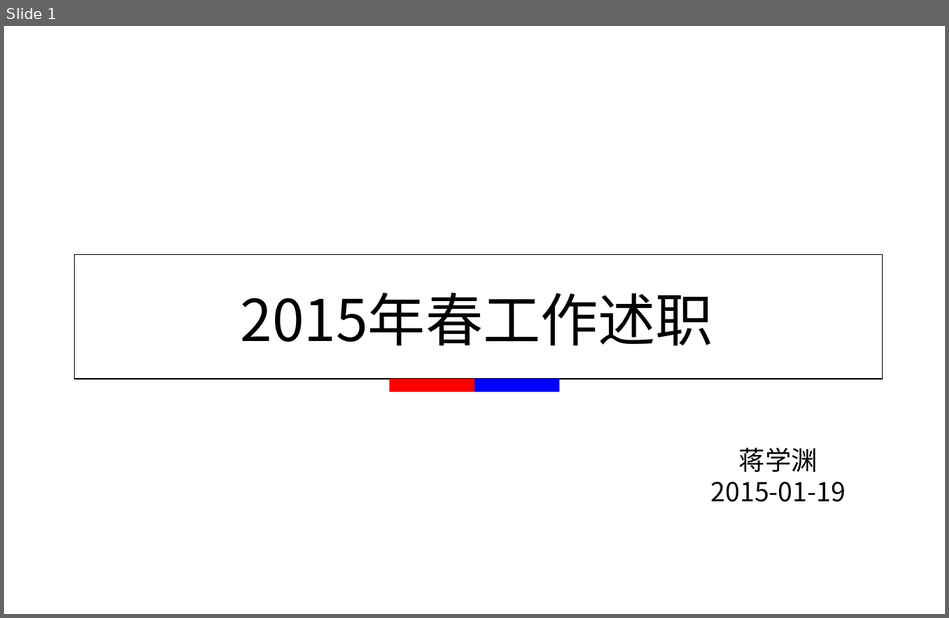
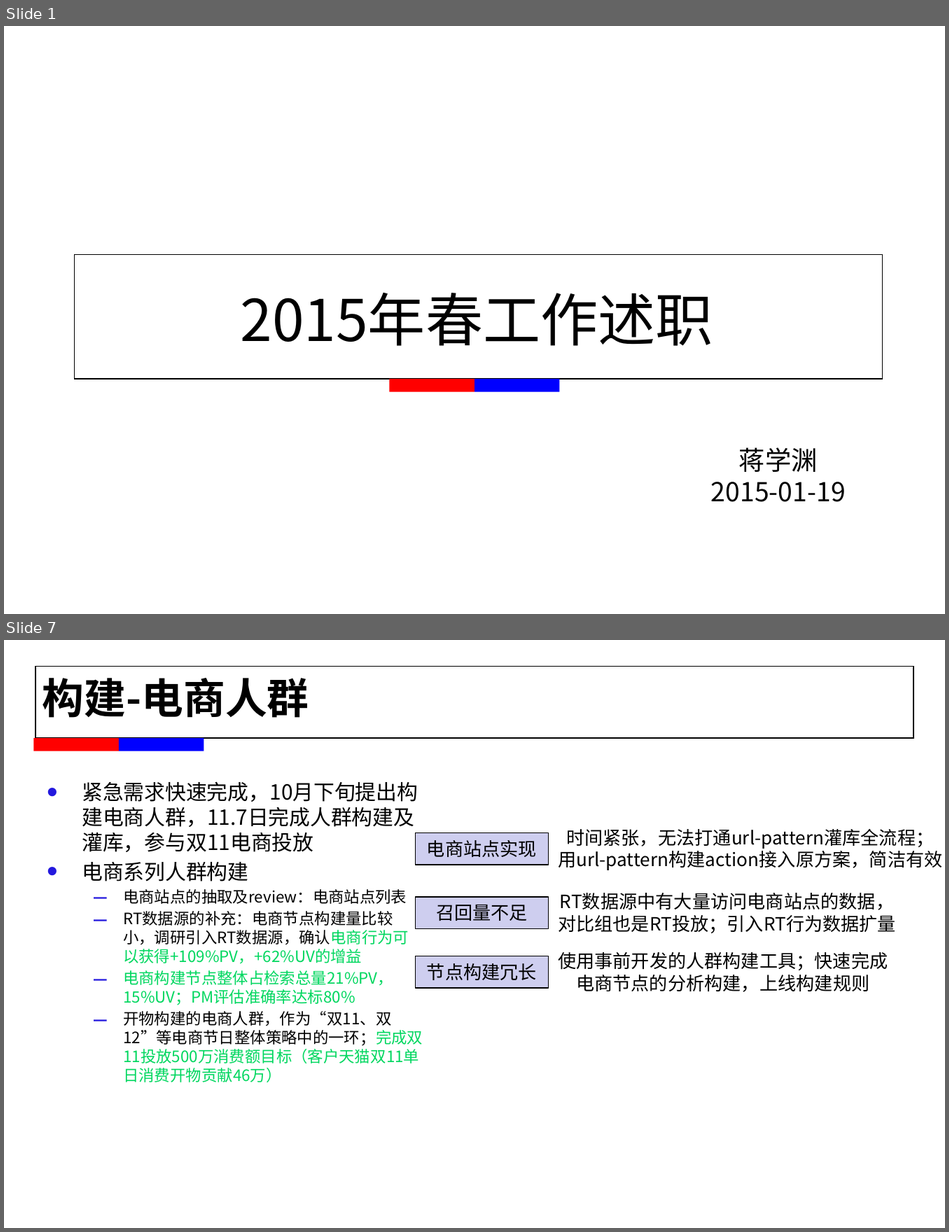
Before and after one commit to alexxyjiang/baidu-tech-report, a slide deck: For T5/蒋学渊_2015年春工作述职.pptx. Shown one above the other, each under a label of ours: slide 1 before the commit, slides 1 and 7 after it; the slides between them are not shown. The pictures are 949x618 and 949x1232 pixels, drawn with LibreOffice and Linux fonts; fonts in the diff are those of the drawing; background and template pictures are left out. Boxes give left, top, right and bottom in pixels: in the first picture for what was removed or moved away, otherwise in the second. Text is boxed around its words. In the diff, an @@ line names an element or a change of style, - is before the commit and + after.

```diff
--- a/For T5/蒋学渊_2015年春工作述职.pptx
+++ b/For T5/蒋学渊_2015年春工作述职.pptx
@@ slide 7 added at [4, 640, 945, 1228], background #FFFFFF @@
@@ rectangle added at [35, 667, 913, 738], outline #000000 0.75 pt @@
@@ text added at [42, 678, 309, 718], 32 pt, text #000000, bold @@
+构建-电商人群
@@ rectangle added at [34, 738, 119, 751], fill #FF0000 @@
@@ rectangle added at [119, 738, 204, 751], fill #0000FF @@
@@ text added at [82, 781, 423, 1064], 12 pt, text #000000 @@
+• 紧急需求快速完成，10月下旬提出构建电商人群，11.7日完成人群构建及灌库，参与双11电商投放
+• 电商系列人群构建
+  – 电商站点的抽取及review：电商站点列表
+  – RT数据源的补充：电商节点构建量比较小，调研引入RT数据源，确认电商行为可以获得+109%PV，+62%UV的增益
+  – 电商构建节点整体占检索总量21%PV，15%UV；PM评估准确率达标80%
+  – 开物构建的电商人群，作为“双11、双12”等电商节日整体策略中的一环；完成双11投放500万消费额目标（客户天猫双11单日消费开物贡献46万）
@@ rectangle added at [415, 833, 549, 865], fill #CECEEF, outline #000000 0.75 pt, 14 pt, text #000000 @@
+电商站点实现
@@ text added at [558, 829, 943, 870], 14 pt, text #000000 @@
+时间紧张，无法打通url-pattern灌库全流程；
+用url-pattern构建action接入原方案，简洁有效
@@ rectangle added at [415, 897, 549, 929], fill #CECEEF, outline #000000 0.75 pt, 14 pt, text #000000 @@
+召回量不足
@@ text added at [558, 893, 896, 933], 14 pt, text #000000 @@
+RT数据源中有大量访问电商站点的数据，
+对比组也是RT投放；引入RT行为数据扩量
@@ text added at [558, 952, 887, 992], 14 pt, text #000000 @@
+使用事前开发的人群构建工具；快速完成
+电商节点的分析构建，上线构建规则
@@ rectangle added at [415, 956, 549, 988], fill #CECEEF, outline #000000 0.75 pt, 14 pt, text #000000 @@
+节点构建冗长
@@ rectangle added at [719, 1134, 926, 1228], fill #FFFFFF, outline #FFFFFF 0.75 pt @@
```
Also in this commit, not shown: 9 slides changed, 1 other slide added, 4 slides removed, 11 other files.
